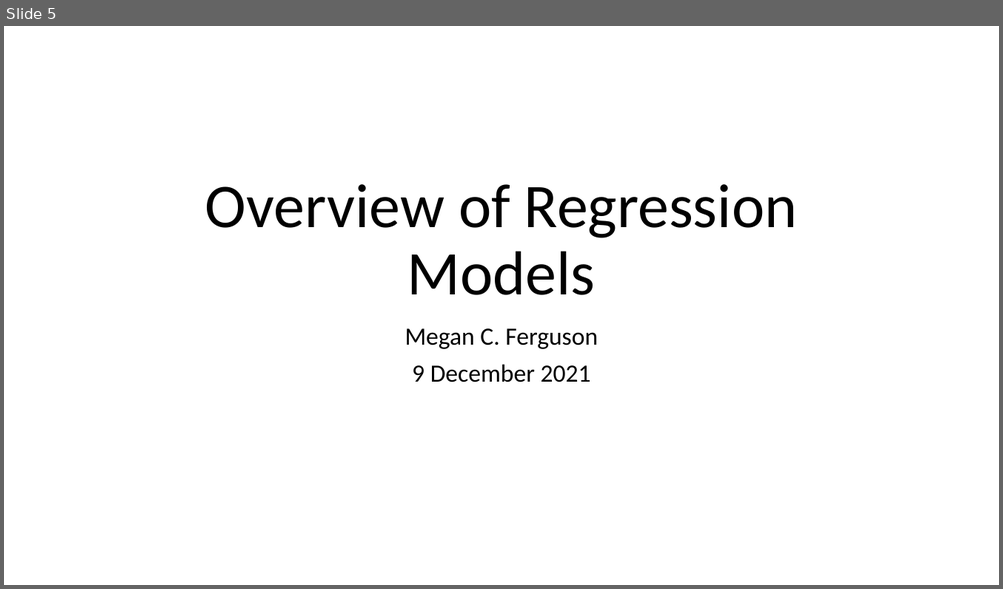
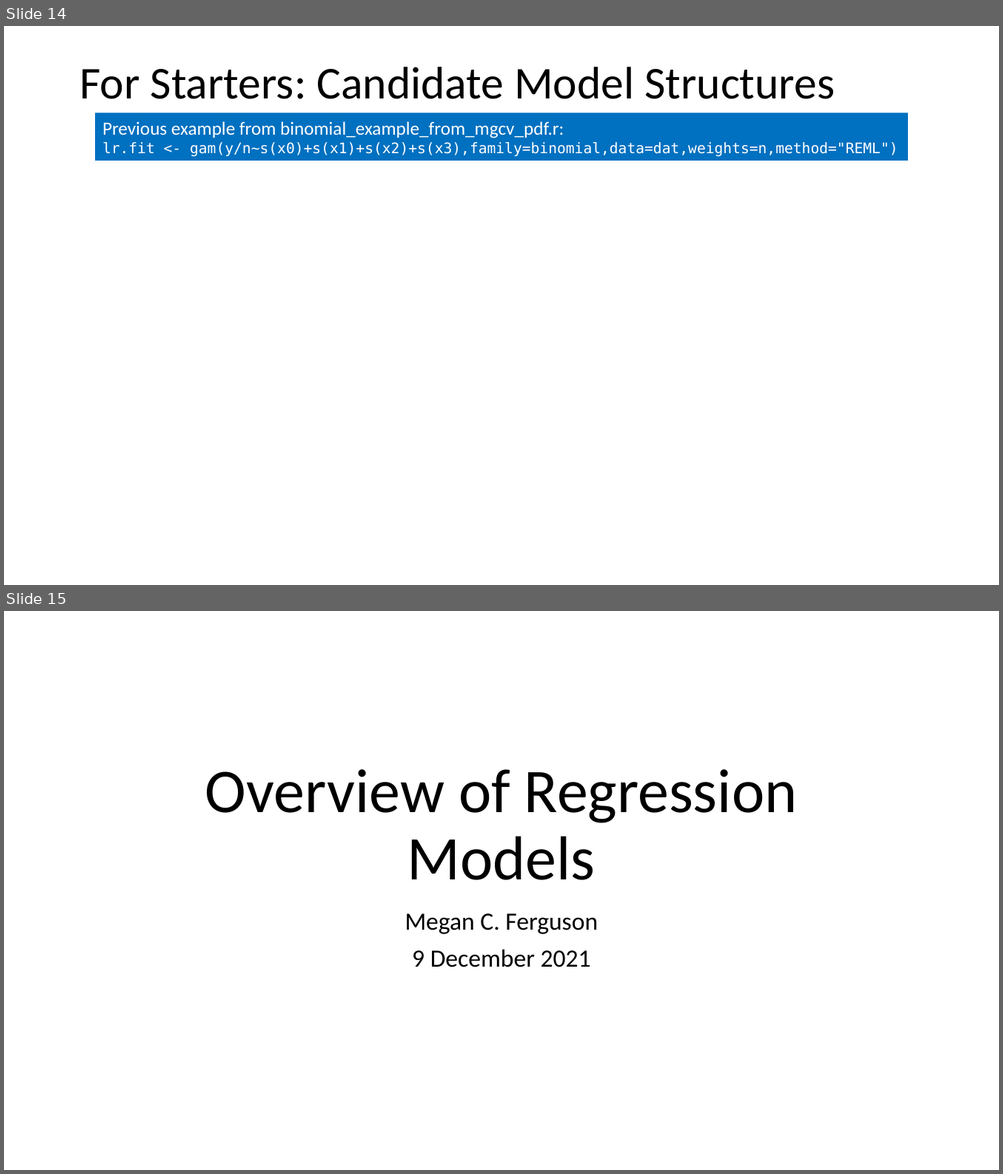
Before and after one commit to ELaBrecque-MMC/RegressionModelOverview, a slide deck: Notes/RegressionModelOverview.pptx. Shown one above the other, each under a label of ours: slide 5 before the commit, slides 14 and 15 after it. The pictures are 1003x589 and 1003x1174 pixels, drawn with LibreOffice and Linux fonts; fonts in the diff are those of the drawing. Boxes give left, top, right and bottom in pixels: in the first picture for what was removed or moved away, otherwise in the second. Text is boxed around its words. In the diff, an @@ line names an element or a change of style, - is before the commit and + after.

Commit message:
Completed Bearded Seal case study slides up to candidate models.

```diff
--- a/Notes/RegressionModelOverview.pptx
+++ b/Notes/RegressionModelOverview.pptx
@@ slide 14 added at box(4, 26, 999, 585), background #FFFFFF @@
@@ title added at box(79, 67, 834, 99), 44 pt, text #000000 @@
+For Starters: Candidate Model Structures
@@ rectangle added at box(95, 113, 908, 161), fill #0070C0, 14 pt, text #FFFFFF @@
+Previous example from binomial_example_from_mgcv_pdf.r:
+lr.fit <- gam(y/n~s(x0)+s(x1)+s(x2)+s(x3),family=binomial,data=dat,weights=n,method="REML")
@@ what was slide 5 is now slide 15 @@
```
Also in this commit, not shown: 5 slides changed, 10 other slides added, 3 other files.
